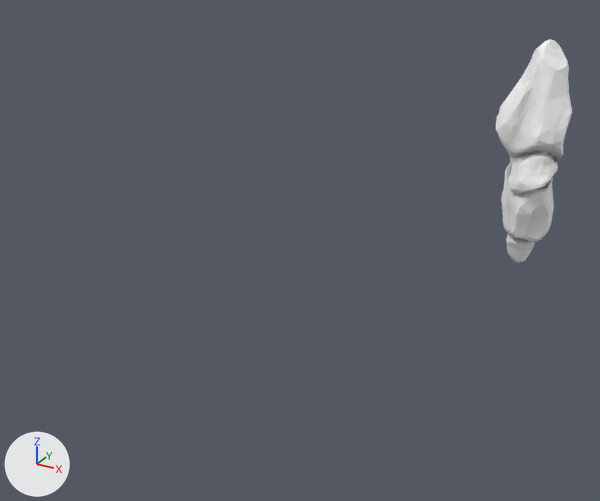
The Blender file Openhypt/OpenhyptProject/Assets/Zerahypt/MAPS/Maedracan/DesertRocks.blend, before and after one commit.
Rendered twice from a 50 mm camera at (15.9, -32.1, 14.7) aimed at (-0.9, -1.4, -0.6). Lighting does not change. The marker at lower left points along +X, +Y and +Z.

The older version as bpy lines, for what is in view:
```python
ob_desertrock1 = bpy.data.objects.new('DesertRock1', me_cube)
ob_desertrock1.location = (4.95, -10.55, 0.0)
ob_desertrock2 = bpy.data.objects.new('DesertRock2', me_cube_001)
ob_desertrock2.location = (-4.78, -0.7, 0.49)
ob_desertrock3 = bpy.data.objects.new('DesertRock3', me_icosphere)
ob_desertrock3.location = (6.02, 0.23, -0.05)
ob_desertrock4 = bpy.data.objects.new('DesertRock4', me_cube_002)
ob_desertrock4.location = (-4.97, -11.17, 0.63)
ob_desertrock5 = bpy.data.objects.new('DesertRock5', me_cube_003)
ob_desertrock5.location = (6.04, 12.28, 0.63)
```
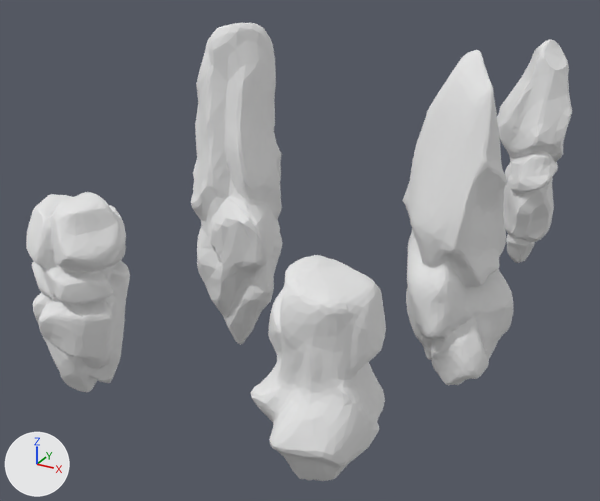
Boxes (x1, y1, x2, y2) around the edits, measured in the pictures (600 x 501 px):
```json
{"object": "DesertRock3", "change": "shown", "after": [402, 50, 513, 385]}
{"object": "DesertRock2", "change": "shown", "after": [191, 23, 283, 345]}
{"object": "DesertRock1", "change": "shown", "after": [251, 255, 386, 481]}
{"object": "DesertRock4", "change": "shown", "after": [26, 192, 130, 392]}
```

The change, as JSON lines over the scene's bpy script:
```json
{"op": "remove", "block": "ob_desertrock4", "code": "ob_desertrock4.hide_viewport = True"}
{"op": "remove", "block": "ob_desertrock3", "code": "ob_desertrock3.hide_viewport = True"}
{"op": "remove", "block": "ob_desertrock2", "code": "ob_desertrock2.hide_viewport = True"}
{"op": "remove", "block": "ob_desertrock1", "code": "ob_desertrock1.hide_viewport = True"}
```
